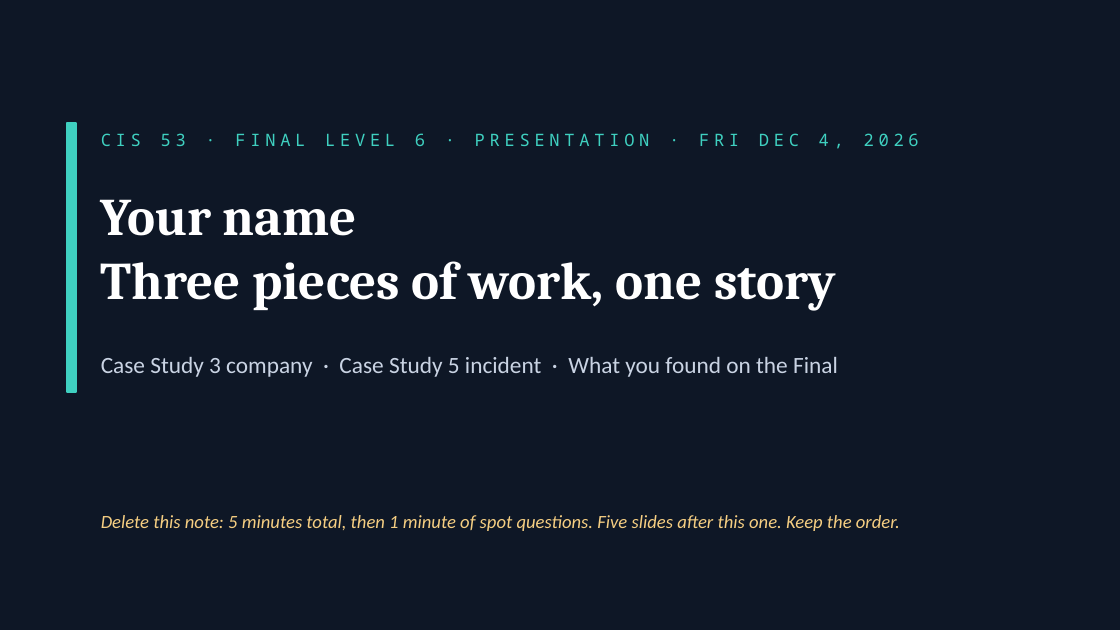
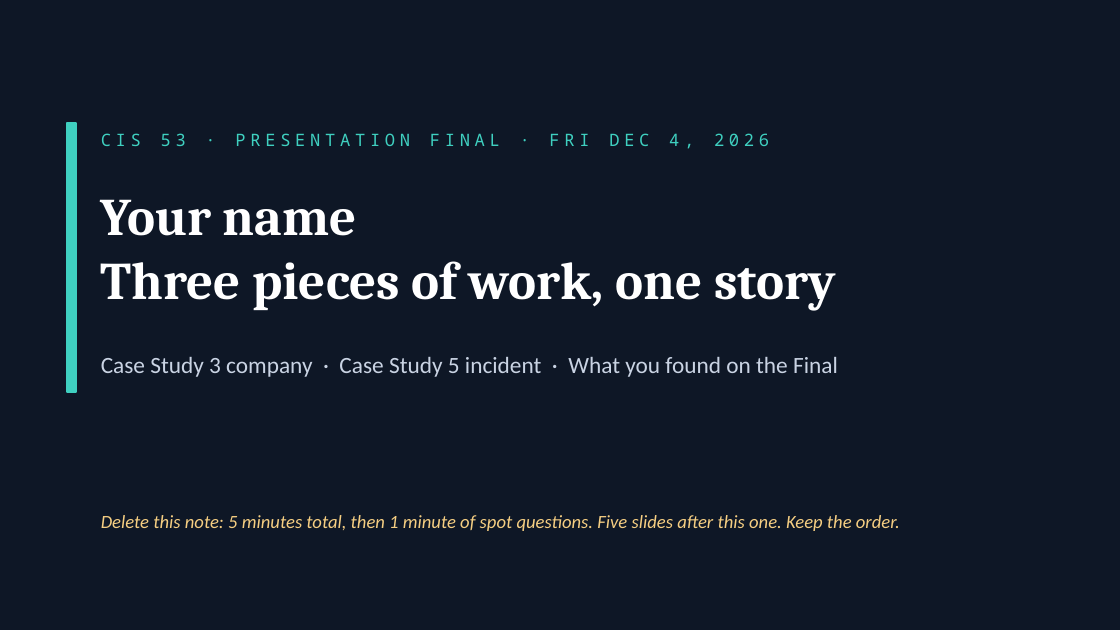
Before and after one commit to cyberdefendersprogram/classapp, a slide deck: slide 1 of content/cis53/templates/CIS53-Final-Presentation-Template.pptx. Drawn at 1120x630 pixels with LibreOffice and Linux fonts; fonts in the diff are those of the drawing. Boxes give left, top, right and bottom in pixels: in the first picture for what was removed or moved away, otherwise in the second. Text is boxed around its words. In the diff, an @@ line names an element or a change of style, - is before the commit and + after.

```diff
--- a/content/cis53/templates/CIS53-Final-Presentation-Template.pptx
+++ b/content/cis53/templates/CIS53-Final-Presentation-Template.pptx
@@ text at (101,133,769,149): text changed @@
-CIS 53 · FINAL LEVEL 6 · PRESENTATION · FRI DEC 4, 2026
+CIS 53 · PRESENTATION FINAL · FRI DEC 4, 2026
```
Also in this commit, not shown: 6 other files.
